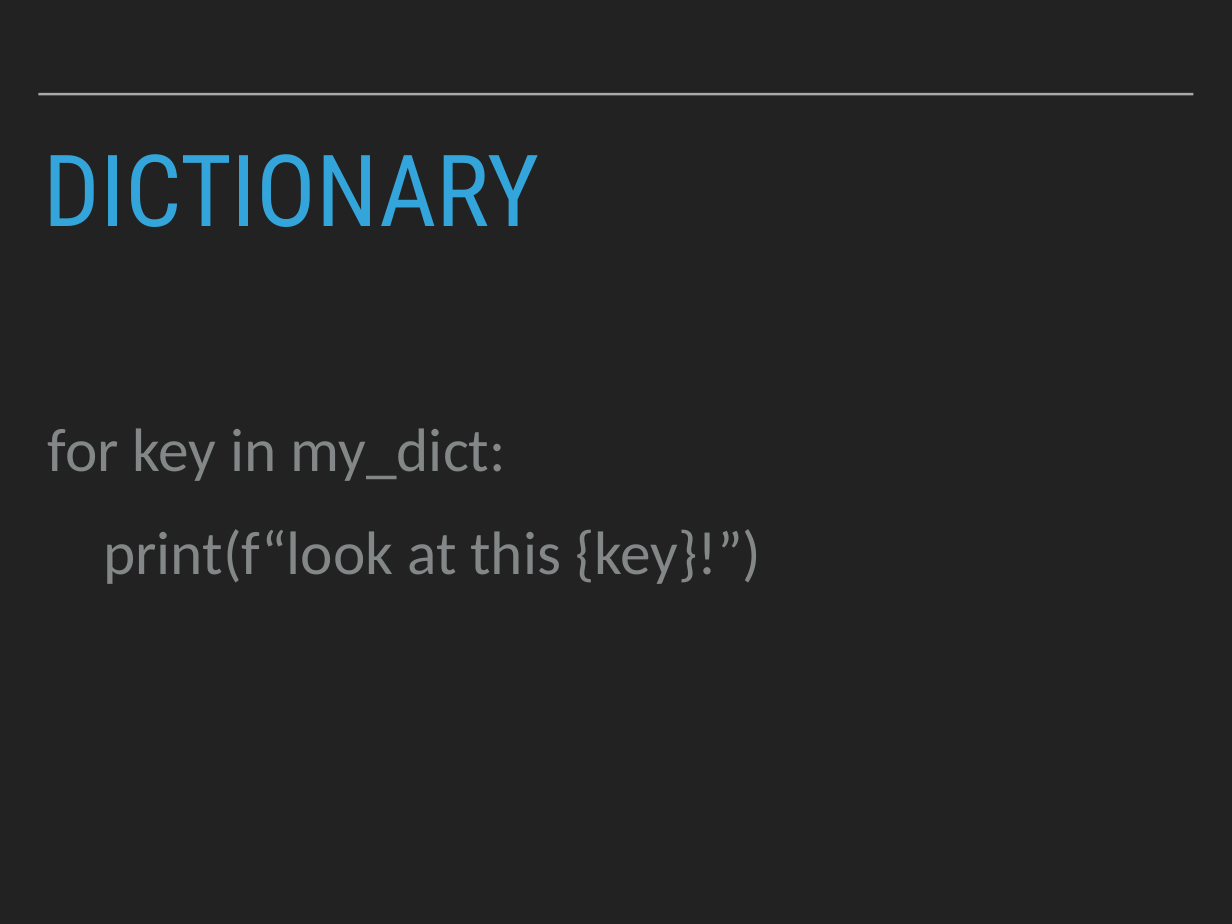
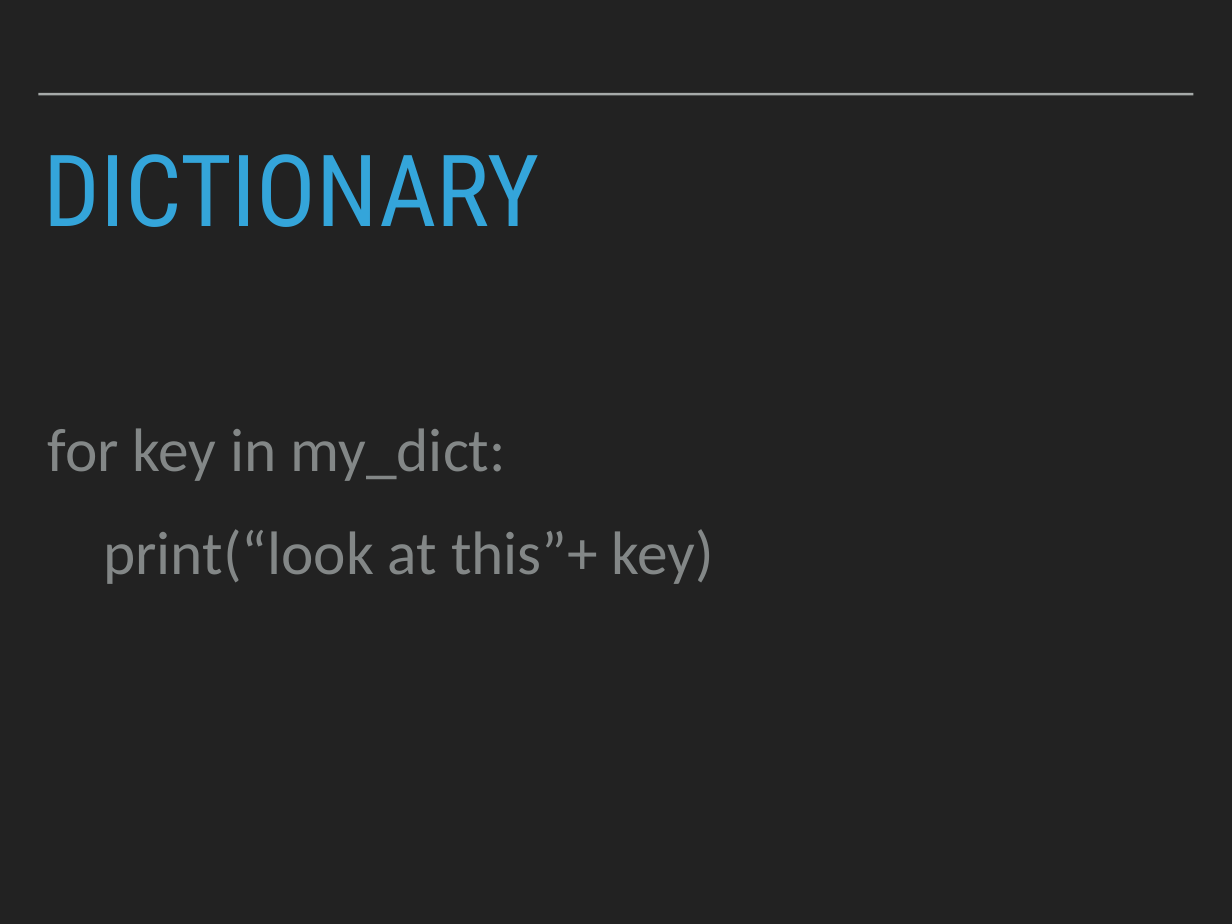
Before and after one commit to robcarrington/Week2_PythonForDataScience, a slide deck: slide 37 of Session3_Slides.pptx (slide 28 before the commit). Drawn at 1232x924 pixels with LibreOffice and Linux fonts; fonts in the diff are those of the drawing. Boxes give left, top, right and bottom in pixels: in the first picture for what was removed or moved away, otherwise in the second. Text is boxed around its words. In the diff, an @@ line names an element or a change of style, - is before the commit and + after.

```diff
--- a/Session3_Slides.pptx
+++ b/Session3_Slides.pptx
@@ text at box(103, 529, 714, 584): text changed @@
-print(f“look at this {key}!”)
+print(“look at this”+ key)
```
Also in this commit, not shown: 4 other slides changed, 15 slides added, 6 slides removed, 3 other files.
